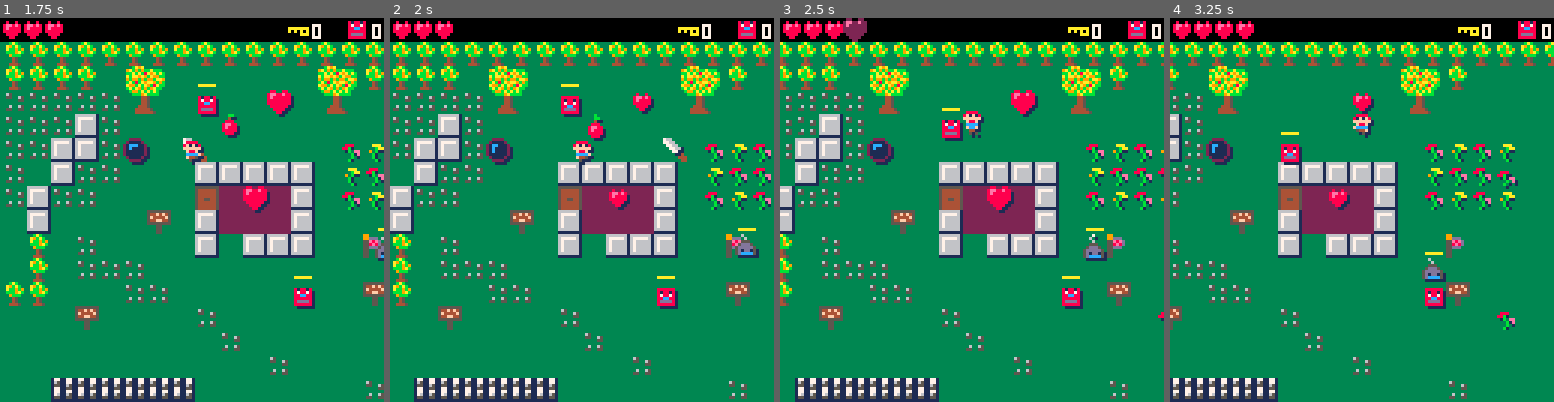
Above: before the commit, frames 1-4 (left to right).
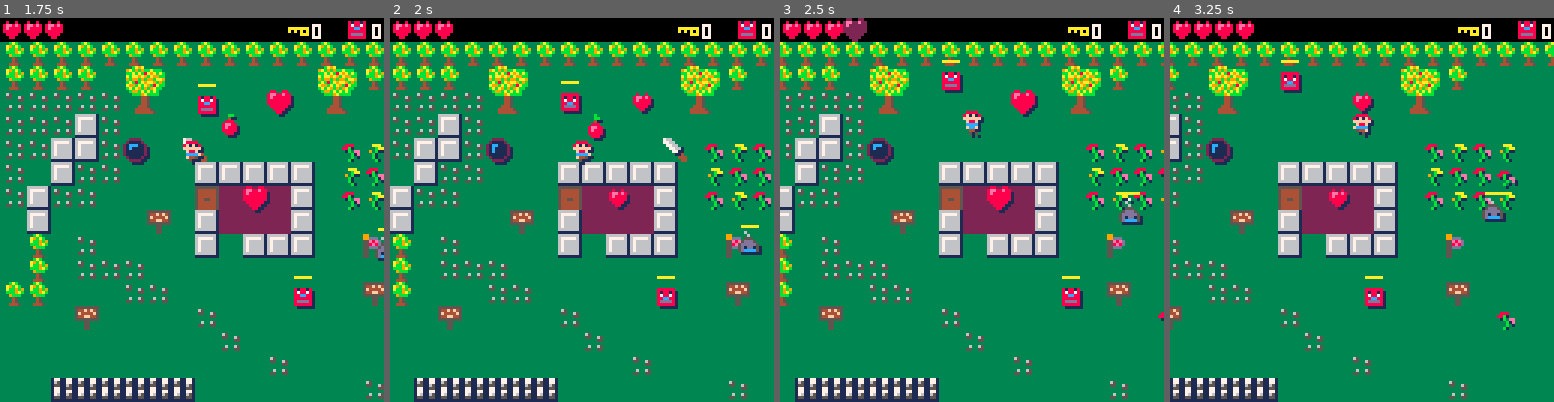
Above: after the commit, the same moments.

Repository: sdegutis/shepherdgame.com
Game: PICO-8 cartridge harbinger.p8
The game is run twice, just before and just after one commit, with the same random seed, the same clock (stepped at 60 frames per second) and the same inputs.
Inputs:
- Up to frame 1 (1.75 s): tap X (X key) at 0.33, 1.07 s; tap O (Z key) at 0.7, 1.7 s; hold Right from 1.6 s (still down)
- Up to frame 2 (2 s): keep holding Right; tap X (X key) at 1.85 s
- Up to frame 3 (2.5 s): release Right at 2.1 s; tap O (Z key) at 2.1 s; hold Up 2.15-2.42 s; hold Right from 2.47 s (still down)
- Up to frame 4 (3.25 s): tap O (Z key) at 2.5, 2.9 s; tap X (X key) at 2.97 s; release Right at 3.03 s; hold Left from 3.08 s (still down)

Frame 1 is identical in both runs. In frame 2, 0.6% of the frame differs, in the area x 44-97%, y 16-63%; in frame 3, 1.2%; in frame 4, 1.8%, in the area x 28-88%, y 10-76%.

Commit message:
Some kid's changes

Diff:
--- a/harbinger.p8
+++ b/harbinger.p8
@@ -75,6 +75,7 @@
  {112,43,"🐱 arsenal 🐱"},
  {125,38,"🐱 view point 🐱"},
  {118,44,"🐱 castle garden 🐱"},
+ {79,45,"🐱 hint 🐱 you can go in some walls"},
 }
 
 function _init()
@@ -937,11 +938,11 @@
 7000002700474747474747474747474747474747000000000000000000000070000000000000000000000000000000303080500606469246a6a6469206068030
 54940000000000000054000000000000000000000000000054a5040000c4005425253525c19292929292f22500253525e0253525d59191b0000000d525253565
 700000000000000000b7000000000000000000000000000000000033000000700000000000000000000086000000933030805006a64606929292921616068030
-5494000000c400000054000000000000000000000000000054a50000000000542525352525252525252525250025353535353525d591e0b0000000d525253525
+5494000000c400000054000000000064000000000000000054a50000000000542525352525252525252525250025353535353525d591e0b0000000d525253525
 70000000000000000000000000000000000000000000000000000000000000700000000000000000000000000000003030800650a646060692c2c29292803030
-54540000000000000054000045000000000000000000000054a57500e40000542525000000000000000000000025353535353525d5b0b091000000d525653525
+545400000000000000540000450064e0640000000000000054a57500e40000542525000000000000000000000025353535353525d5b0b091000000d525653525
 700000000000000000000000000000000000000000000000000000000000007000000000000000000000000000000030303080805006060692c236c2c2803030
-545400c4000000c40054000000000000000000000000000054a500000000005425252525a5a5a5252525656525252525a5252525252525252564252525253525
+545400c4000000c40054000000000064000000000000000054a500000000005425252525a5a5a5252525656525252525a5252525252525252564252525253525
 700000000000000000000000000000000000000000000000000000000000007000000000000000000000000000000030303030303080929292c23636c2803030
 54940000000000000054000000000000000000000000000054a52400004444542525000000a50000002525252535353535353535353535353535353535353525
 70000000777700770000000000000051000000000000000000000000000000705100000000000000000000000000003030303030308036c292c23633c2803030
@@ -965,9 +966,9 @@
 70000000000000000000000000000000000000000000000000000000000000700000000000000000000000000000003030308016160606803080920650508080
 54540000000000000054000000000054000000000054000000000054000000542525653535353535009500353535256565652565653500003535000000352525
 70000000000000000000000000000000000000000000000000000000000000700000000000000000000000000000003030308006060680803080061616060680
-54540000000000000054000400000054000000000054000000000054000000542525653535103500009500003535353535353535350000352535350035352525
+54540000000000000054000400000054000000000054000000000054000000542525653535353500009500003535353535353535350000352535350035352525
 70000000000000000000000000000000000000000000000000000000000000703200000000000000000000000000003030303080808080303030800616068030
-545400000000000000540000000000540000b5000054000000000054000000542525653545353525656565000000353535353535000035352535353535352525
+545400000000000000540000000000540000b500005400000000005400000054252565354535352565656500b500353535353535000035352535353535352525
 70000000000000000000000000000000000000000000000000000000000000700000000000000000000000000000003030303030303030303080060616160680
 54540000000000000054000000000054000000000054750000000054000000542525653535353565353535000035256565656565656525252535353535352525
 70000000000000000000000000000000000000000000000000000000000000700000000000000000000000000000003030303030303030303080061616261680
